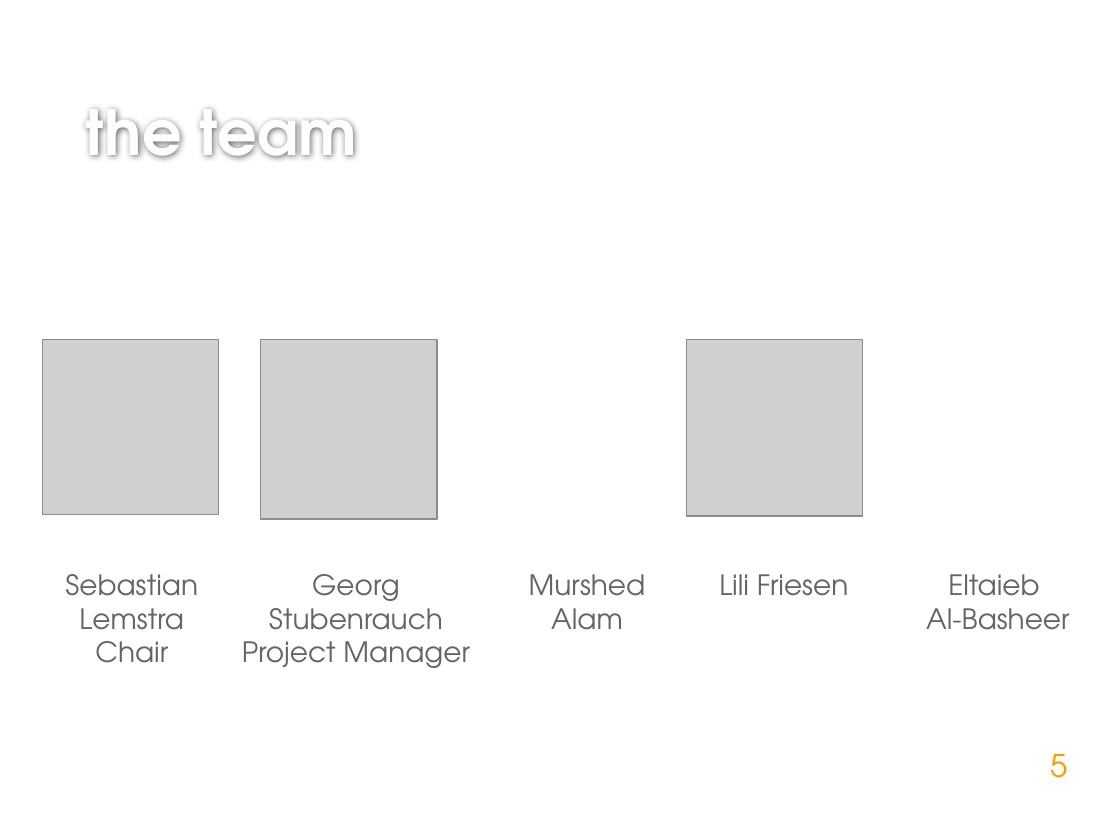
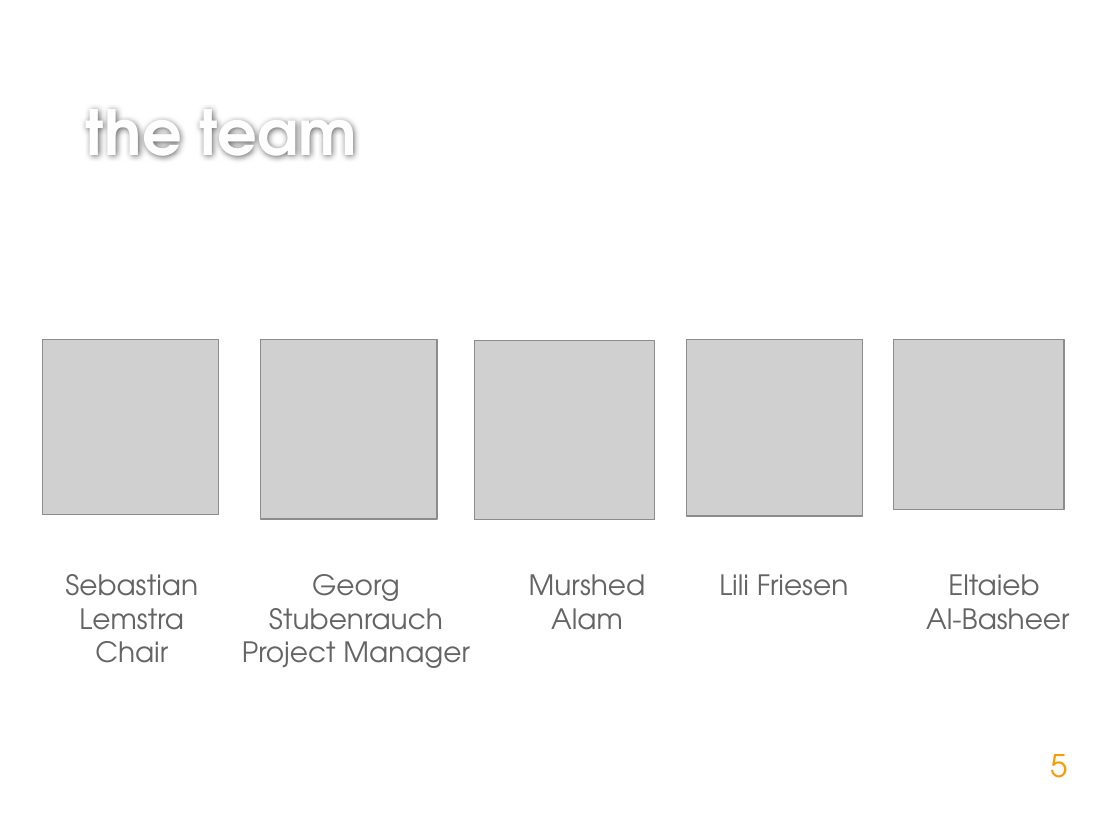
Before and after one commit to LMZ-GIS-Project/Presentations_Reports, a slide deck: slide 5 of presentation_1.pptx. Drawn at 1120x840 pixels with LibreOffice and Linux fonts; fonts in the diff are those of the drawing; grey boxes stand for pictures; background and template pictures are left out. Boxes give left, top, right and bottom in pixels: in the first picture for what was removed or moved away, otherwise in the second. Text is boxed around its words. In the diff, an @@ line names an element or a change of style, - is before the commit and + after.

```diff
--- a/presentation_1.pptx
+++ b/presentation_1.pptx
@@ picture added at (475, 340, 654, 520) @@
@@ picture added at (894, 339, 1064, 510) @@
```
Also in this commit, not shown: 3 other slides changed.
